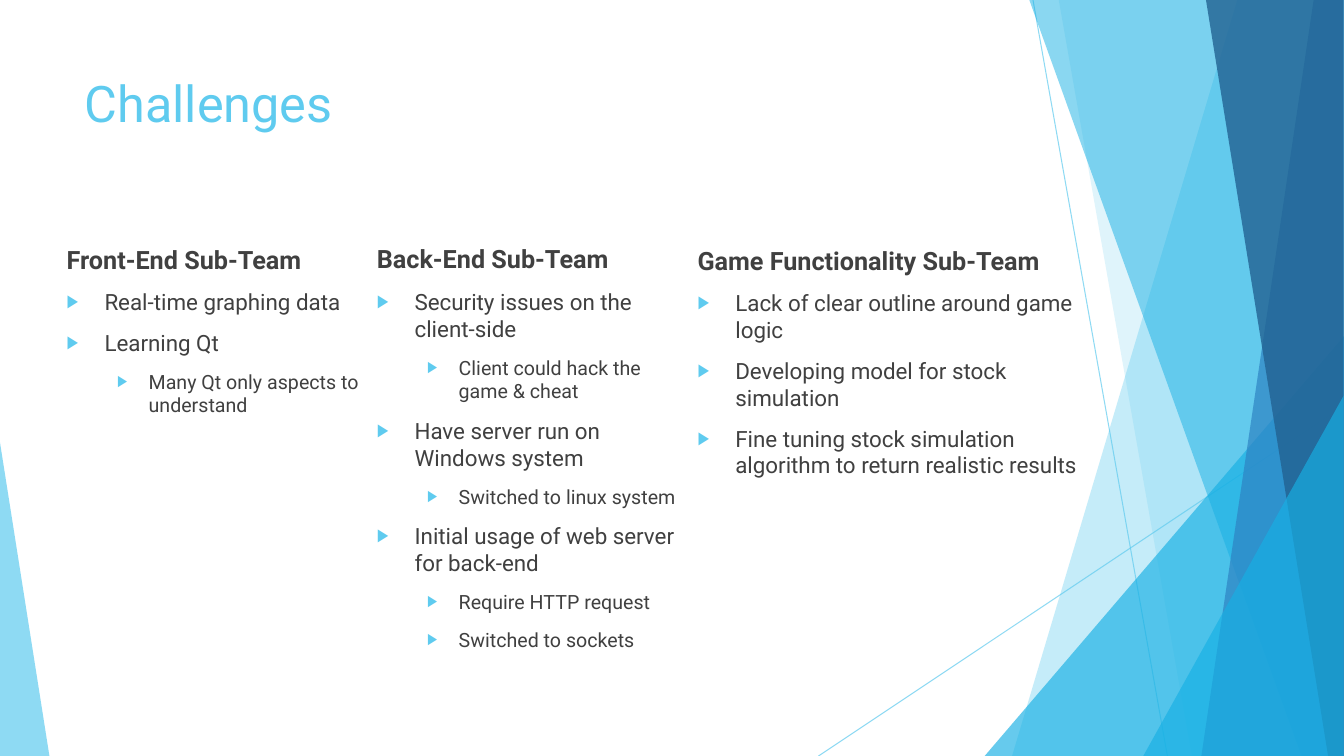
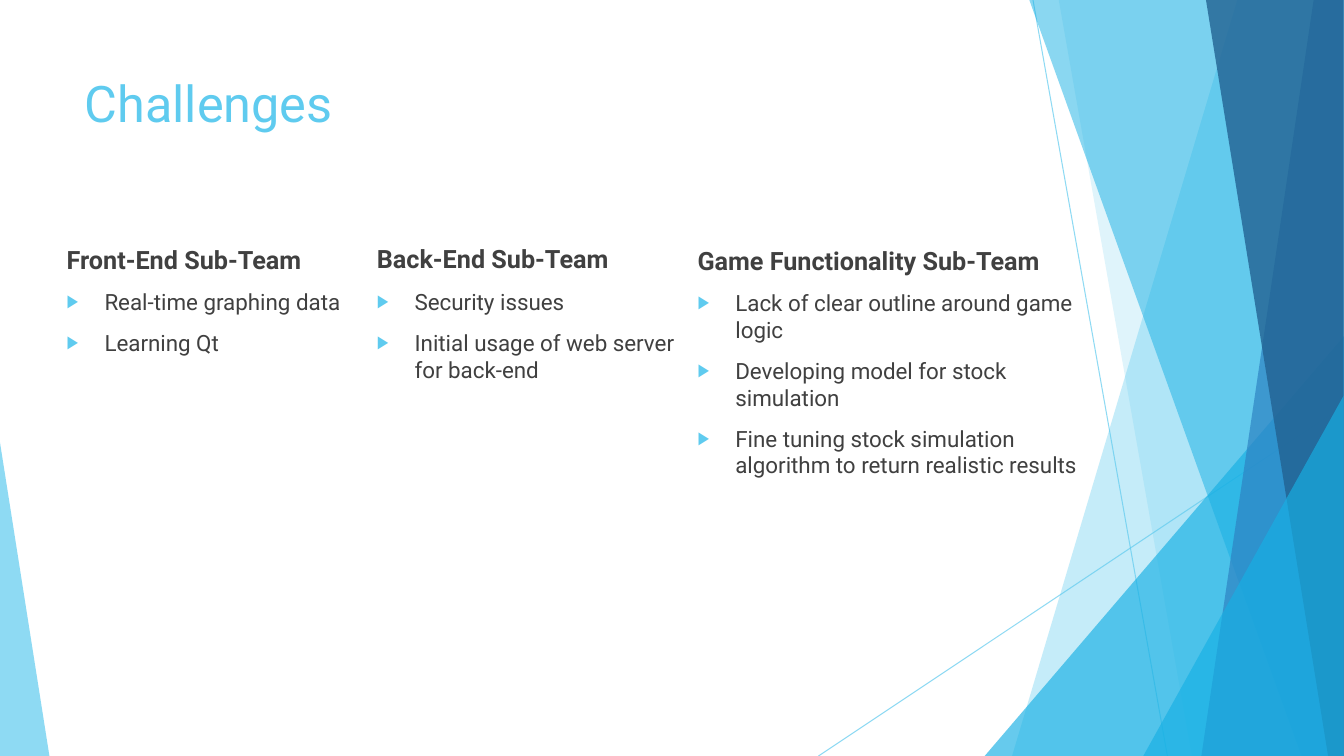
Before and after one commit to fazeelabbasi/CRASH, a slide deck: slide 7 of docs/CMPE 320 Final Group Presentation.pptx. Drawn at 1344x756 pixels with LibreOffice and Linux fonts; fonts in the diff are those of the drawing. Boxes give left, top, right and bottom in pixels: in the first picture for what was removed or moved away, otherwise in the second. Text is boxed around its words. In the diff, an @@ line names an element or a change of style, - is before the commit and + after.

```diff
--- a/docs/CMPE 320 Final Group Presentation.pptx
+++ b/docs/CMPE 320 Final Group Presentation.pptx
@@ text at <box>415,294,564,315</box>: text changed @@
-▶ Security issues on the client-side
-  ▶ Client could hack the game & cheat
-▶ Have server run on Windows system
-  ▶ Switched to linux system
+▶ Security issues
@@ text at <box>149,374,358,412</box>: paragraph removed @@
-  ▶ Many Qt only aspects to understand
@@ text at <box>459,595,650,647</box>: paragraphs removed @@
-  ▶ Require HTTP request
-  ▶ Switched to sockets
```
Also in this commit, not shown: 5 other slides changed.
